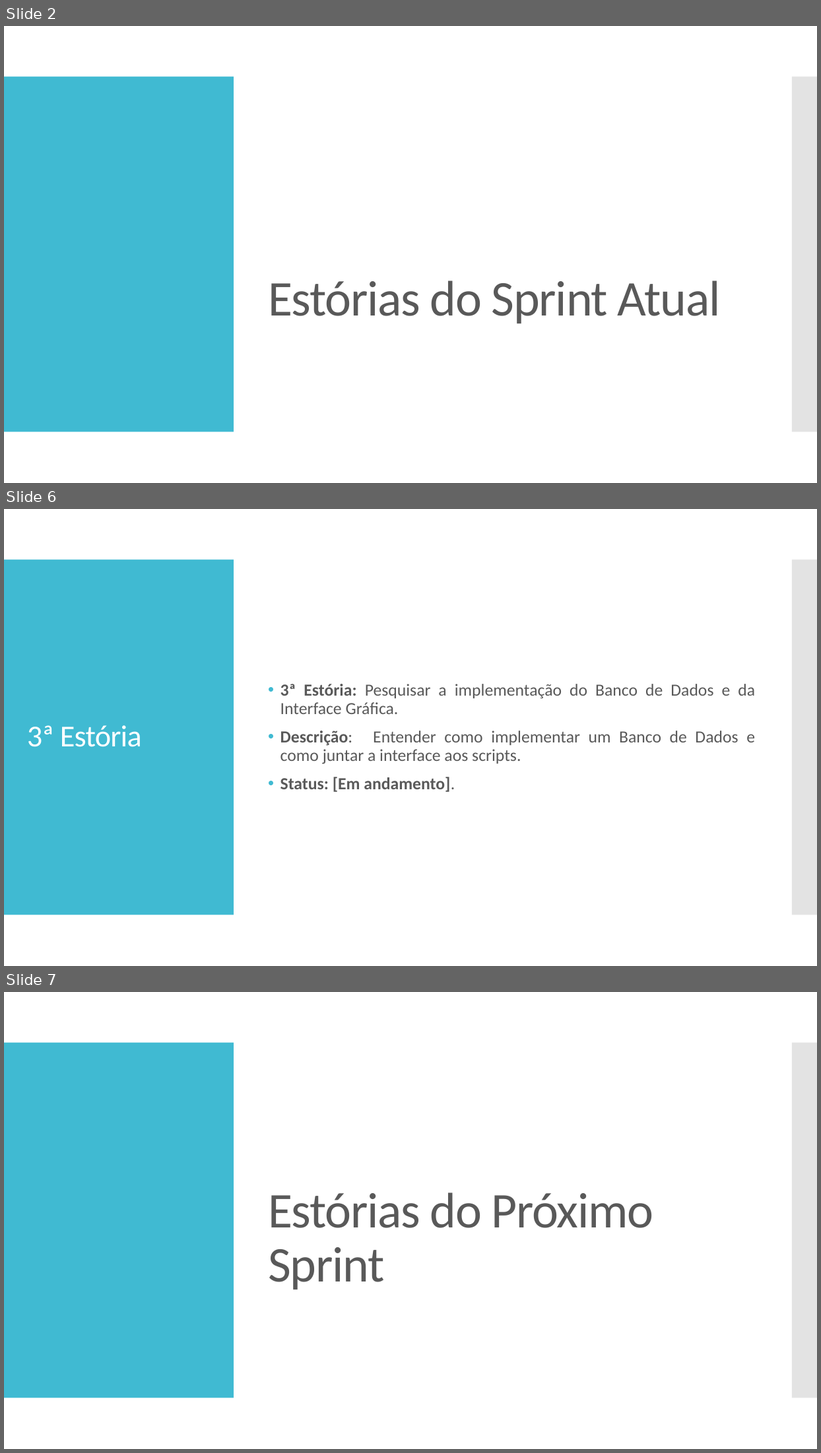
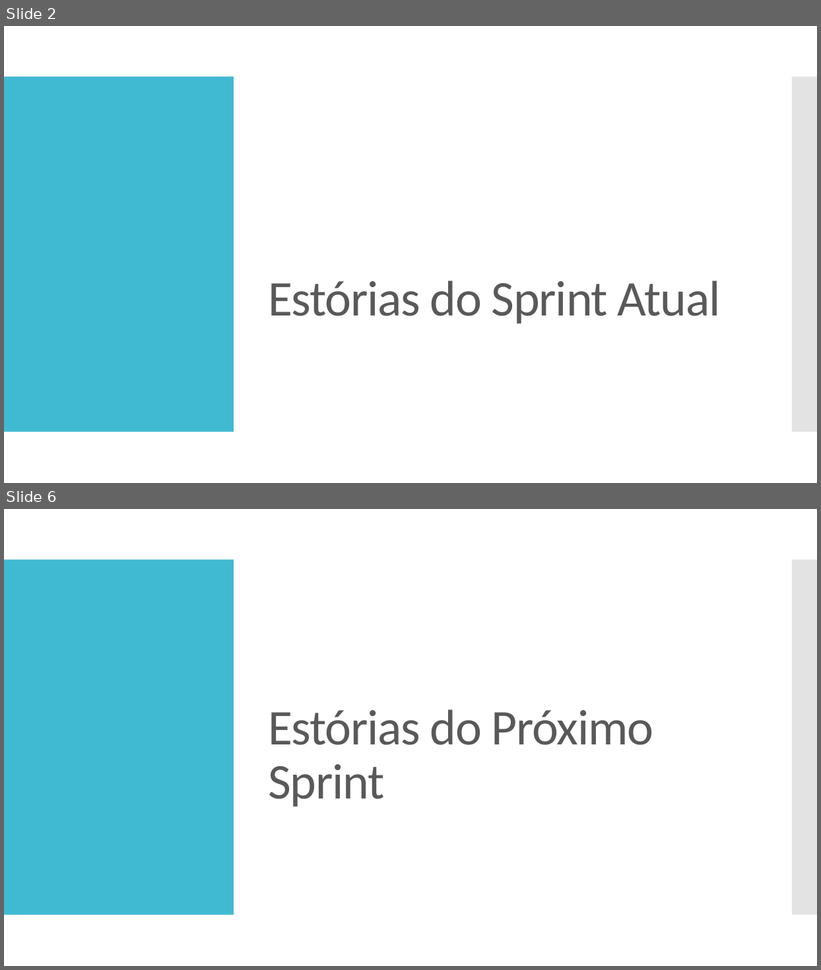
Before and after one commit to AlexandroGonSan/Projeto_final_POO_2018.2, a slide deck: Sprints/Sprint_003 da equipe.pptx. Shown one above the other, each under a label of ours: slides 2, 6 and 7 before the commit, slides 2 and 6 after it; the slides between them are not shown. The pictures are 821x1453 and 821x970 pixels, drawn with LibreOffice and Linux fonts; fonts in the diff are those of the drawing. Boxes give left, top, right and bottom in pixels: in the first picture for what was removed or moved away, otherwise in the second. Text is boxed around its words. In the diff, an @@ line names an element or a change of style, - is before the commit and + after.

```diff
--- a/Sprints/Sprint_003 da equipe.pptx
+++ b/Sprints/Sprint_003 da equipe.pptx
@@ slide 6 removed at <box>4,509,817,966</box>, background #FFFFFF; not listed: 2 template elements that a slide beside it also shows @@
@@ text removed at <box>281,684,755,792</box> @@
-• 3ª Estória: Pesquisar a implementação do Banco de Dados e da Interface Gráfica.
-• Descrição: Entender como implementar um Banco de Dados e como juntar a interface aos scripts.
-• Status: [Em andamento].
@@ title removed at <box>27,725,142,747</box> @@
-3ª Estória
@@ what was slide 7 is now slide 6 @@
```
Also in this commit, not shown: 3 slides changed, 2 slides added, 3 other slides removed.
